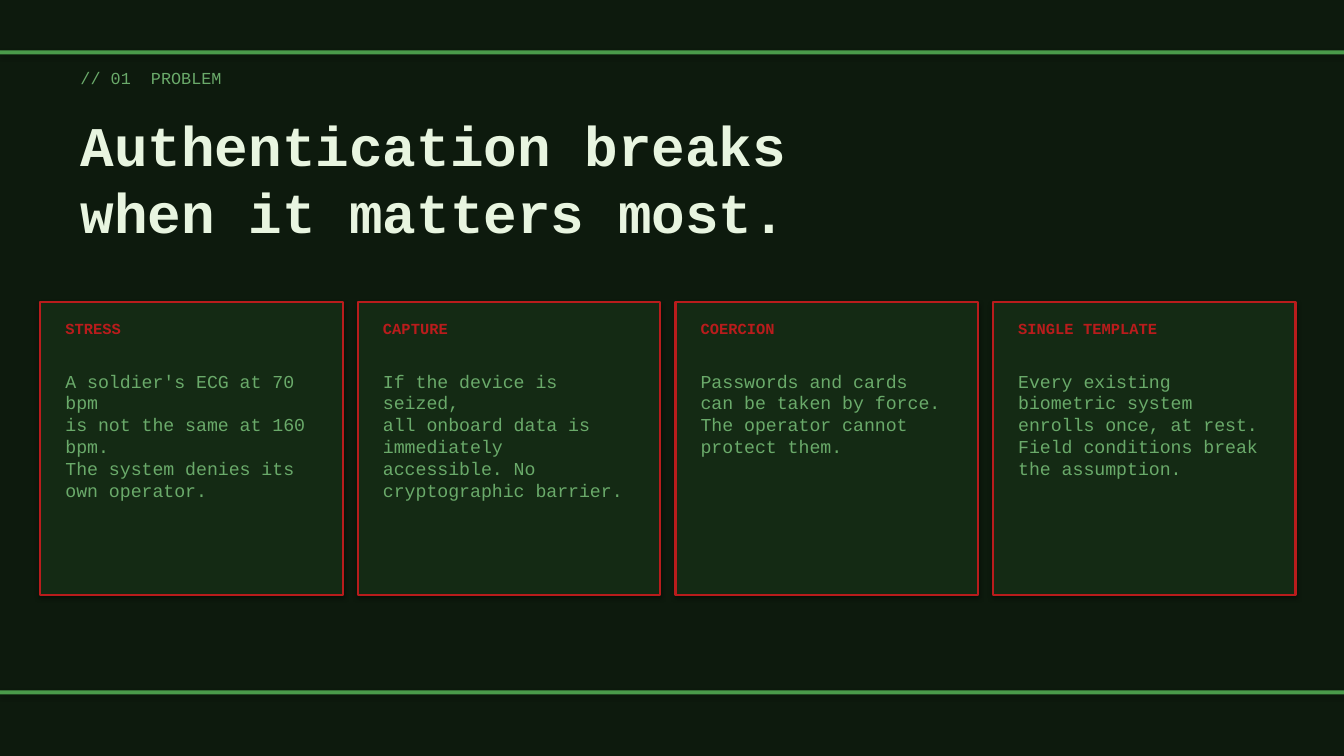
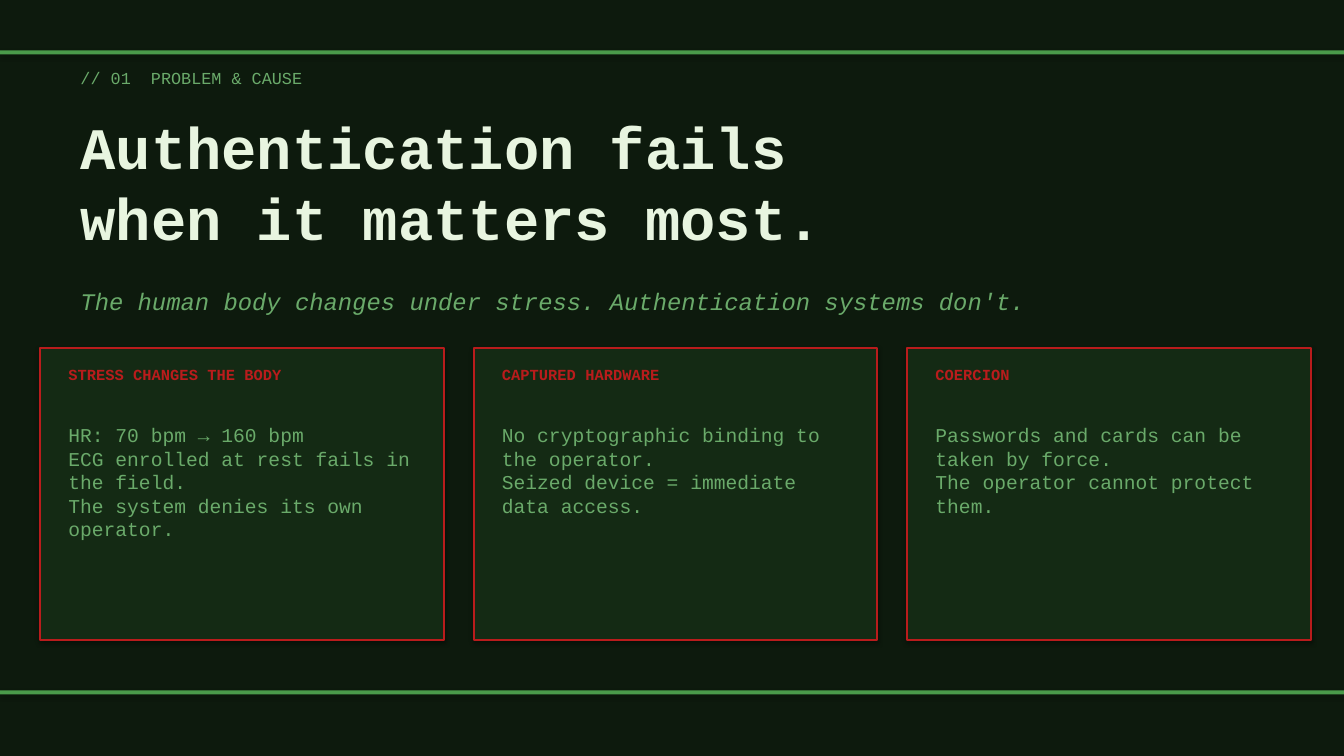
Before and after one commit to IosifSramec/biokey, a slide deck: slide 2 of BioKey_Presentation.pptx. Drawn at 1344x756 pixels with LibreOffice and Linux fonts; fonts in the diff are those of the drawing. Boxes give left, top, right and bottom in pixels: in the first picture for what was removed or moved away, otherwise in the second. Text is boxed around its words. In the diff, an @@ line names an element or a change of style, - is before the commit and + after.

```diff
--- a/BioKey_Presentation.pptx
+++ b/BioKey_Presentation.pptx
@@ text at (111,73,302,84): text changed @@
-// 01 PROBLEM
+// 01 PROBLEM & CAUSE
@@ text at (80,127,821,241): text changed; size 40 to 42 pt @@
-Authentication breaks
-when it matters most.
+Authentication fails
+when it matters most.
@@ text added at (80,293,1025,315), 17 pt, text #6AAA6A, italic @@
+The human body changes under stress. Authentication systems don't.
@@ rectangle removed at (358,302,660,595) @@
@@ text removed at (383,323,448,334) @@
-CAPTURE
@@ text removed at (1018,323,1157,334) @@
-SINGLE TEMPLATE
@@ rectangle: place and size @@
-rectangle at (40,302,343,595)
+rectangle at (40,348,444,640)
@@ rectangle: place and size @@
-rectangle at (676,302,978,595)
+rectangle at (474,348,877,640)
@@ rectangle: place and size @@
-rectangle at (993,302,1296,595)
+rectangle at (907,348,1311,640)
@@ text at (68,369,281,380): text changed @@
-STRESS
+STRESS CHANGES THE BODY
@@ text removed at (383,375,623,501) @@
-If the device is seized,
-all onboard data is immediately
-accessible. No cryptographic barrier.
@@ text added at (502,369,659,380), 11 pt, text #B91C1C, bold @@
+CAPTURED HARDWARE
@@ text "COERCION": place and size @@
-text "COERCION" at (701,323,775,334)
+text "COERCION" at (935,369,1009,380)
@@ text removed at (1018,375,1257,479) @@
-Every existing biometric system
-enrolls once, at rest.
-Field conditions break the assumption.
@@ text "Passwords and cards can be ...": place and size @@
-text "Passwords and cards can be ..." at (701,375,940,457)
+text "Passwords and cards can be ..." at (935,429,1253,513)
@@ text "Passwords and cards can be ..." at (935,429,1253,513): size 13 to 14 pt @@
@@ text at (68,429,410,540): text changed; size 13 to 14 pt @@
-A soldier's ECG at 70 bpm
-is not the same at 160 bpm.
-The system denies its own operator.
+HR: 70 bpm → 160 bpm
+ECG enrolled at rest fails in the field.
+The system denies its own operator.
@@ text added at (502,429,820,513), 14 pt, text #6AAA6A @@
+No cryptographic binding to the operator.
+Seized device = immediate data access.
```
Also in this commit, not shown: 1 other slide changed, 2 slides added, 2 slides removed, 2 other files.
